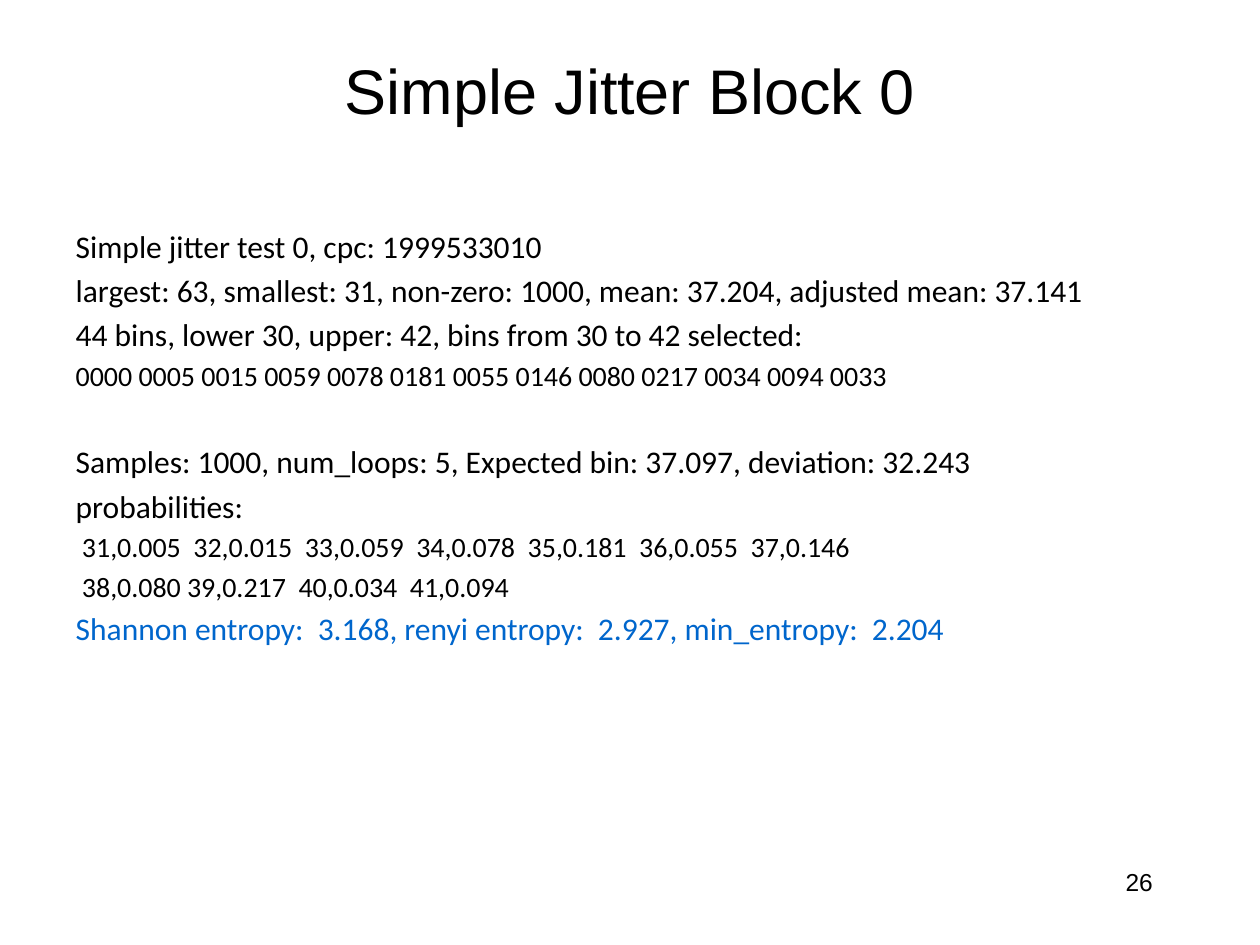
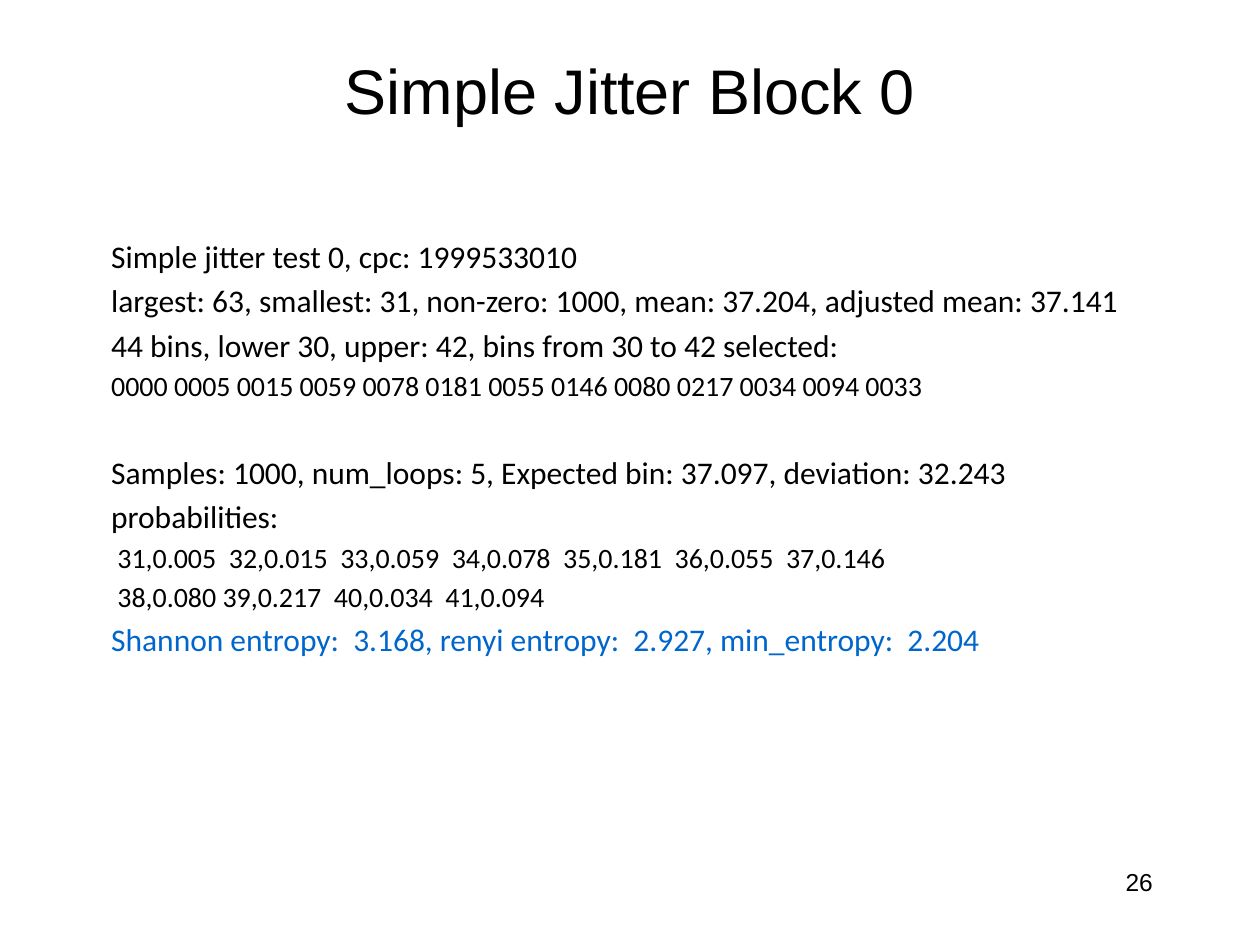
Before and after one commit to jlmucb/class_notes, a slide deck: slide 26 of BerkeleyClass/CS290Spring2013/Lectures/entropy_talk.pptx. Drawn at 1260x945 pixels with LibreOffice and Linux fonts; fonts in the diff are those of the drawing. Boxes give left, top, right and bottom in pixels: in the first picture for what was removed or moved away, otherwise in the second. Text is boxed around its words. In the diff, an @@ line names an element or a change of style, - is before the commit and + after.

```diff
--- a/BerkeleyClass/CS290Spring2013/Lectures/entropy_talk.pptx
+++ b/BerkeleyClass/CS290Spring2013/Lectures/entropy_talk.pptx
@@ text "Simple jitter test 0, cpc: ..." moved from (x1=76, y1=236, x2=1083, y2=645) to (x1=111, y1=246, x2=1118, y2=656) @@
```
Also in this commit, not shown: 11 other slides changed.
